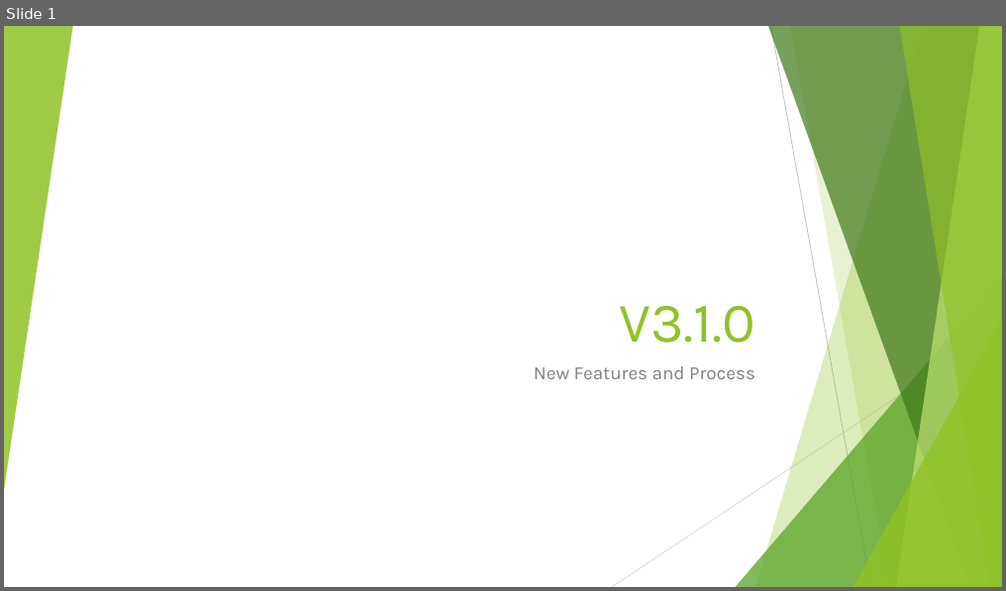
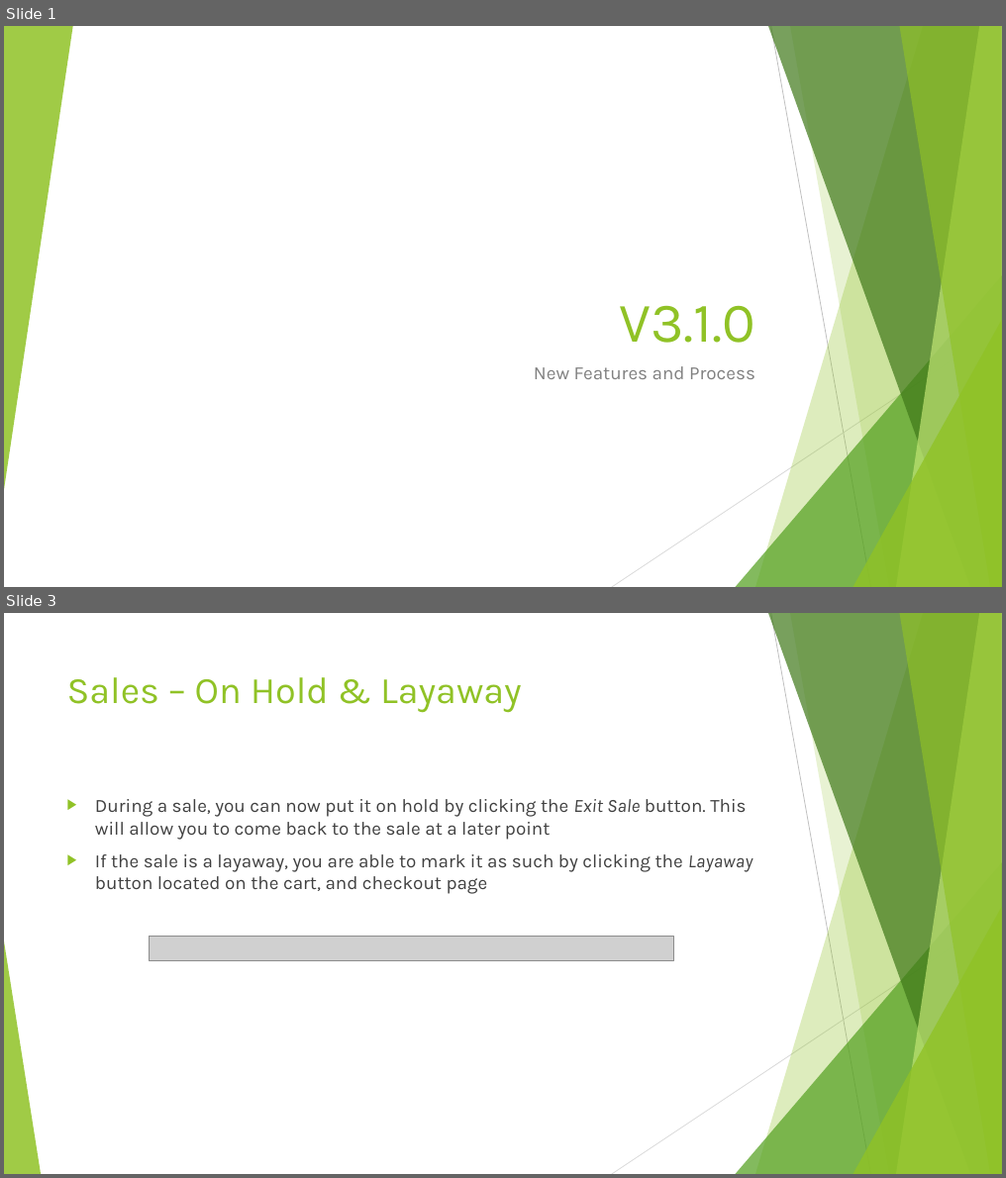
Before and after one commit to SweetSpotProShop/SweetSpot-Documentation, a slide deck: Release Powerpoints/V3.1.0 - WIP.pptx. Shown one above the other, each under a label of ours: slide 1 before the commit, slides 1 and 3 after it; the slides between them are not shown. The pictures are 1006x591 and 1006x1178 pixels, drawn with LibreOffice and Linux fonts; fonts in the diff are those of the drawing; grey boxes stand for pictures. Boxes give left, top, right and bottom in pixels: in the first picture for what was removed or moved away, otherwise in the second. Text is boxed around its words. In the diff, an @@ line names an element or a change of style, - is before the commit and + after.

```diff
--- a/Release Powerpoints/V3.1.0 - WIP.pptx
+++ b/Release Powerpoints/V3.1.0 - WIP.pptx
@@ slide 3 added at (x1=4, y1=613, x2=1002, y2=1174), background #FFFFFF; not listed: 9 template elements that a slide beside it also shows @@
@@ title added at (x1=67, y1=677, x2=522, y2=713), 36 pt, text #90C226 @@
+Sales – On Hold & Layaway
@@ text added at (x1=95, y1=799, x2=752, y2=894), 18 pt, text #404040 @@
+▶ During a sale, you can now put it on hold by clicking the Exit Sale button. This will allow you to come back to the sale at a later point
+▶ If the sale is a layaway, you are able to mark it as such by clicking the Layaway button located on the cart, and checkout page
@@ picture added at (x1=150, y1=937, x2=673, y2=960) @@
@@ triangle added at (x1=4, y1=942, x2=41, y2=1174), fill #90C226 at 85% opacity @@
```
Also in this commit, not shown: 7 other slides added, 1 slide removed, 3 other files.
